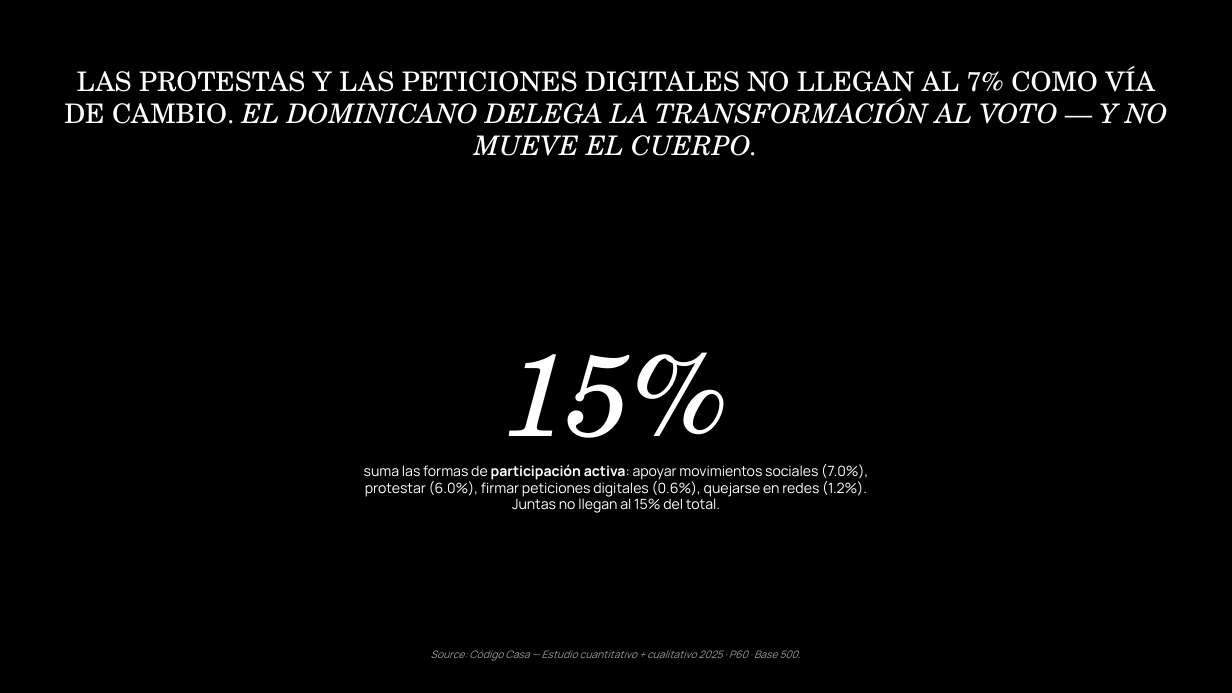
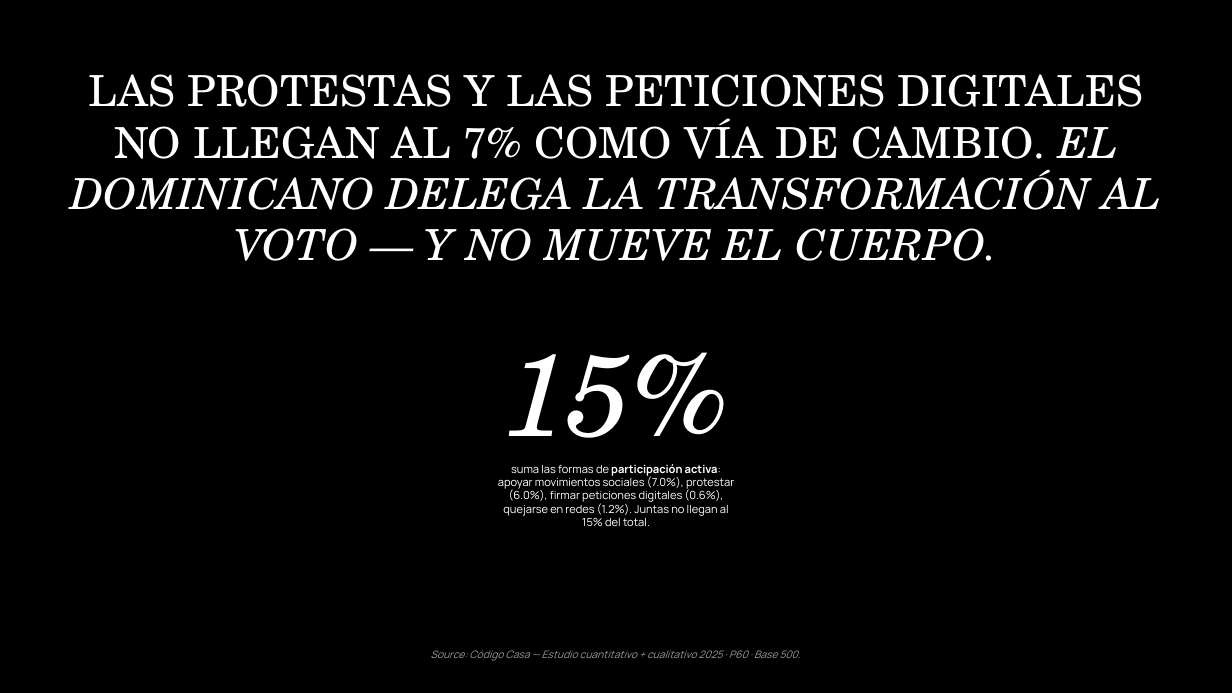
Before and after one commit to jeremyninja/c-digocasa-cerebro, a slide deck: slide 15 of Agentes Hallazgos/opiniones-politicas-deck-flat.pptx. Drawn at 1232x693 pixels with LibreOffice and Linux fonts; fonts in the diff are those of the drawing. Boxes give left, top, right and bottom in pixels: in the first picture for what was removed or moved away, otherwise in the second. Text is boxed around its words. In the diff, an @@ line names an element or a change of style, - is before the commit and + after.

```diff
--- a/Agentes Hallazgos/opiniones-politicas-deck-flat.pptx
+++ b/Agentes Hallazgos/opiniones-politicas-deck-flat.pptx
@@ text "LAS PROTESTAS Y LAS PETICIONES ..." at (x1=71, y1=74, x2=1161, y2=261): size 31.5 to 50 pt @@
@@ text "suma las formas de participación ..." moved from (x1=364, y1=464, x2=868, y2=513) to (x1=498, y1=464, x2=734, y2=526) @@
@@ text "suma las formas de participación ..." at (x1=498, y1=464, x2=734, y2=526): size 16.5 to 13 pt @@
```
Also in this commit, not shown: 13 other slides changed, 4 other files.
